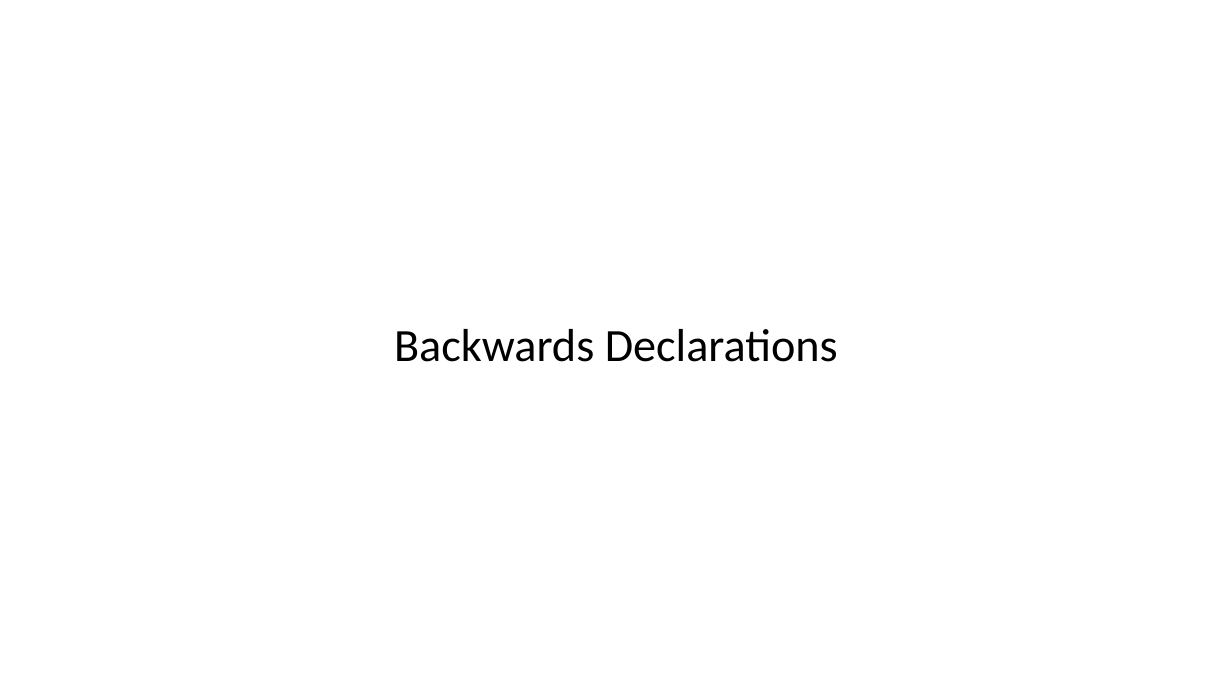
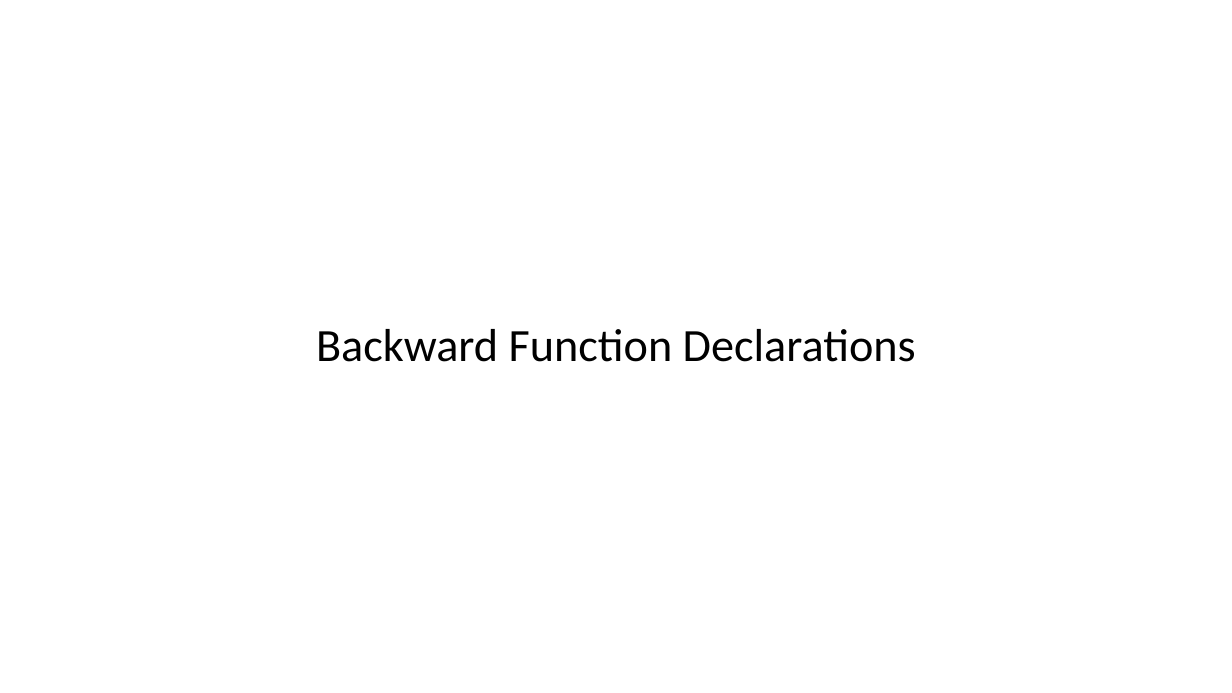
Before and after one commit to anoopsarkar/compilers-class, a slide deck: slide 21 of assets/ppt/codegen/decafLLVM.pptx. Drawn at 1232x693 pixels with LibreOffice and Linux fonts; fonts in the diff are those of the drawing. Boxes give left, top, right and bottom in pixels: in the first picture for what was removed or moved away, otherwise in the second. Text is boxed around its words. In the diff, an @@ line names an element or a change of style, - is before the commit and + after.

```diff
--- a/assets/ppt/codegen/decafLLVM.pptx
+++ b/assets/ppt/codegen/decafLLVM.pptx
@@ title at (x1=316, y1=329, x2=916, y2=362): text changed @@
-Backwards Declarations
+Backward Function Declarations
```
Also in this commit, not shown: 9 other slides changed, 2 other files.
